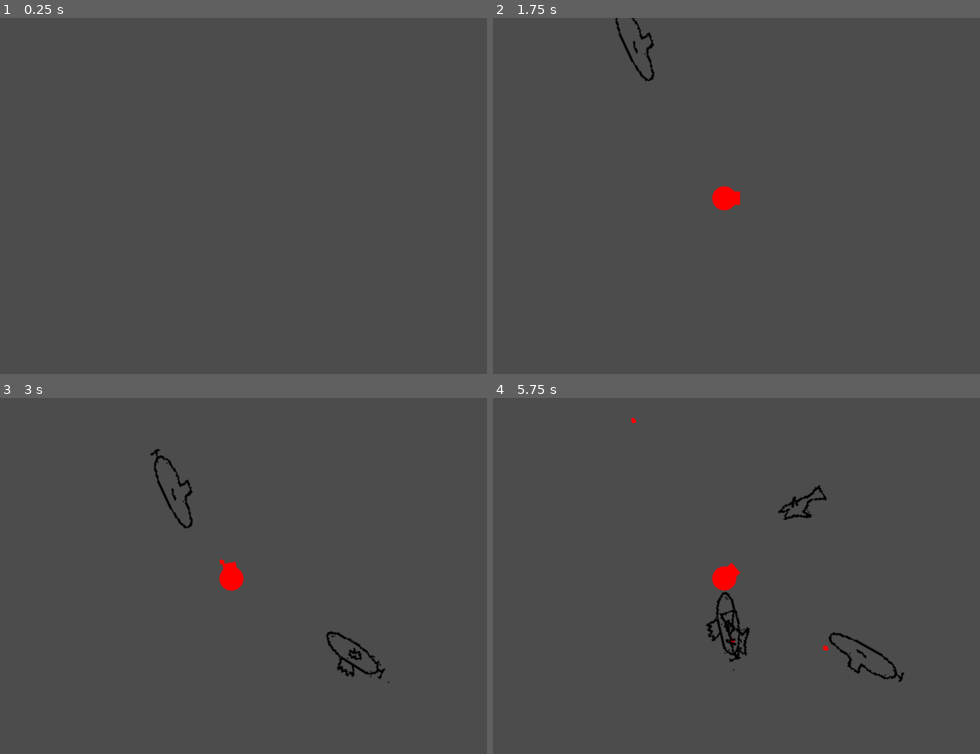
Above: before the commit, frames 1-4 (two rows, left to right).
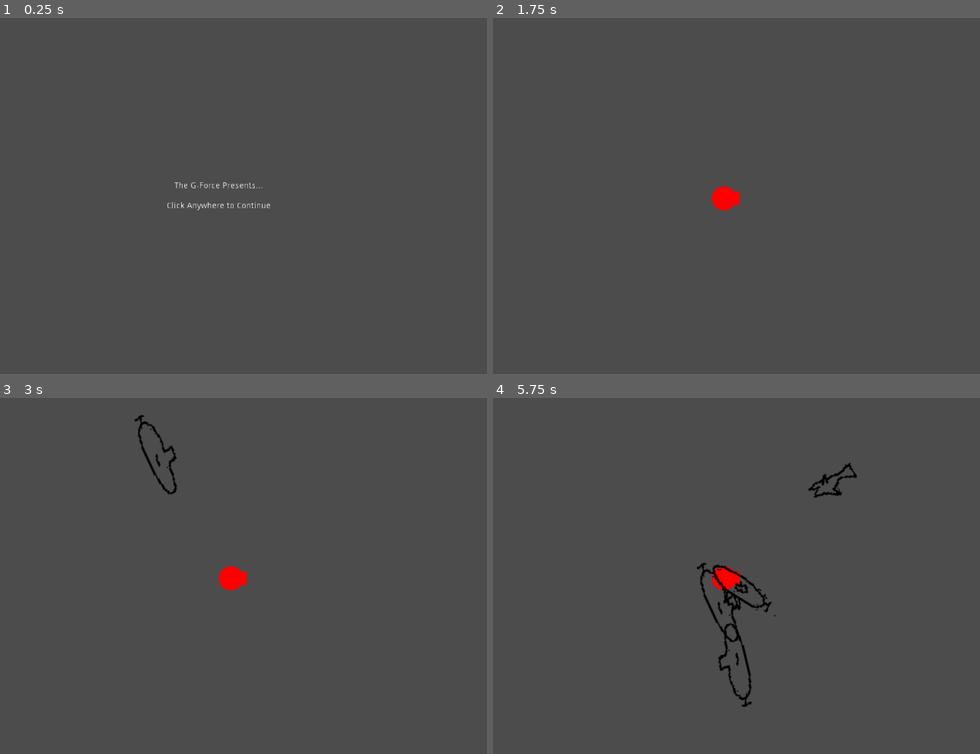
Above: after the commit, the same moments.

Repository: the-g-force/FamJam-March2021
Game: Godot game, scene res://src/Screens/SplashScreen.tscn
Two runs of this game, one before a commit and one after it. Both use one fixed random seed, a clock stepped at 60 frames per second and the inputs below. Before the commit the project starts from res://src/SplashScreen.tscn.
Inputs (mouse positions are in pixels of both pictures, inside the frame that each line leads up to):
- Up to frame 1 (0.25 s): no input
- Up to frame 2 (1.75 s): tap Enter at 0.5 s; move the mouse to (843, 178) at 0.52 s; click (843, 178) at 0.67 s; click (712, 196) at 1.25 s, where only the run after the commit has a clickable "Play Now!"
- Up to frame 3 (3 s): move the mouse to (150, 433) at 2.02 s; click (150, 433) at 2.17 s; move the mouse to (365, 668) at 2.77 s; click (365, 668) at 2.92 s
- Up to frame 4 (5.75 s): move the mouse to (682, 647) at 3.52 s; click (682, 647) at 3.67 s; move the mouse to (746, 714) at 4.27 s; click (746, 714) at 4.42 s; move the mouse to (838, 483) at 5.02 s; click (838, 483) at 5.17 s

The runs differ from the first frame. In frame 1, 0.2% of the frame differs, in the area x 34-56%, y 45-55%; in frame 2, 0.2%; in frame 3, 1.0%; in frame 4, 2.0%, in the area x 28-85%, y 5-87%.

Commit message:
Stub in main menu

Diff:
--- a/project/project.godot
+++ b/project/project.godot
@@ -27,7 +27,7 @@
 [application]
 
 config/name="FamJam-March2021"
-run/main_scene="res://src/SplashScreen.tscn"
+run/main_scene="res://src/Screens/SplashScreen.tscn"
 config/icon="res://assets/icon.png"
 
 [display]
--- /dev/null
+++ b/project/src/Screens/MainMenu.gd
@@ -0,0 +1,6 @@
+extends Control
+
+export var game_scene : PackedScene
+
+func _on_PlayButton_pressed():
+	var _ignored := get_tree().change_scene_to(game_scene)
--- /dev/null
+++ b/project/src/Screens/MainMenu.tscn
@@ -0,0 +1,28 @@
+[gd_scene load_steps=3 format=2]
+
+[ext_resource path="res://src/Screens/MainMenu.gd" type="Script" id=1]
+[ext_resource path="res://src/Game.tscn" type="PackedScene" id=2]
+
+[node name="MainMenu" type="Control"]
+anchor_right = 1.0
+anchor_bottom = 1.0
+script = ExtResource( 1 )
+__meta__ = {
+"_edit_use_anchors_": false
+}
+game_scene = ExtResource( 2 )
+
+[node name="PlayButton" type="Button" parent="."]
+anchor_left = 0.5
+anchor_top = 0.5
+anchor_right = 0.5
+anchor_bottom = 0.5
+margin_left = -37.0
+margin_top = -10.0
+margin_right = 37.0
+margin_bottom = 10.0
+text = "Play Now!"
+__meta__ = {
+"_edit_use_anchors_": false
+}
+[connection signal="pressed" from="PlayButton" to="." method="_on_PlayButton_pressed"]
--- a/project/src/SplashScreen.gd
+++ b/project/src/Screens/SplashScreen.gd
@@ -1,6 +1,8 @@
 extends Control
+
+export var main_menu_scene :PackedScene
 
 
 func _input(event:InputEvent)->void:
 	if event is InputEventMouseButton and event.is_pressed():
-		var _ignore = get_tree().change_scene("res://src/Game.tscn")
+		var _ignore = get_tree().change_scene_to(main_menu_scene)
--- /dev/null
+++ b/project/src/Screens/SplashScreen.tscn
@@ -0,0 +1,27 @@
+[gd_scene load_steps=3 format=2]
+
+[ext_resource path="res://src/Screens/SplashScreen.gd" type="Script" id=1]
+[ext_resource path="res://src/Screens/MainMenu.tscn" type="PackedScene" id=2]
+
+[node name="Splashscreen" type="Control"]
+anchor_right = 1.0
+anchor_bottom = 1.0
+script = ExtResource( 1 )
+__meta__ = {
+"_edit_use_anchors_": false
+}
+main_menu_scene = ExtResource( 2 )
+
+[node name="Label" type="Label" parent="."]
+anchor_left = 0.5
+anchor_top = 0.5
+anchor_right = 0.5
+anchor_bottom = 0.5
+margin_left = -87.5
+margin_top = -24.0
+margin_right = 87.5
+margin_bottom = 24.0
+text = "The G-Force Presents...
+
+Click Anywhere to Continue"
+align = 1
--- a/project/src/SplashScreen.tscn
+++ /dev/null
@@ -1,11 +0,0 @@
-[gd_scene load_steps=2 format=2]
-
-[ext_resource path="res://src/SplashScreen.gd" type="Script" id=1]
-
-[node name="Splashscreen" type="Control"]
-anchor_right = 1.0
-anchor_bottom = 1.0
-script = ExtResource( 1 )
-__meta__ = {
-"_edit_use_anchors_": false
-}
